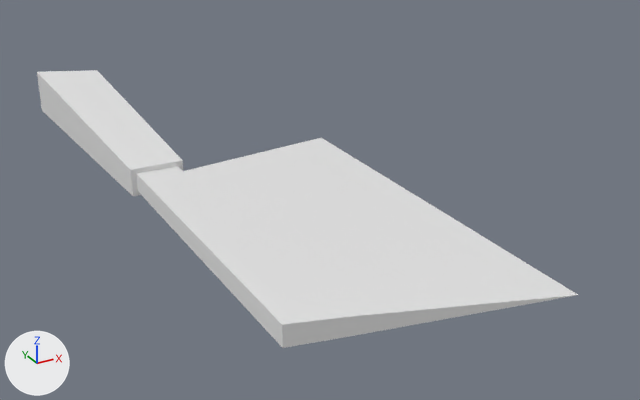
Before and after pictures for a commit that changed the FBX model MGSC/Assets/Project/Art/Environment/Props/Props/SM_FoodKnife_01.fbx.
Camera for both pictures: a camera (50 mm lens) standing at (-0.17, -0.411, 0.225) and looking at (0.091, 0.064, -0.013). Every picture has the same lights, and +X, +Y and +Z are marked at lower left. The older version comes first. Materials are left out; every surface is plain grey. Where no turn or scale is listed for an object, it has been applied to the vertices.

Objects in the first picture: 'SM_FoodKnife_01'.
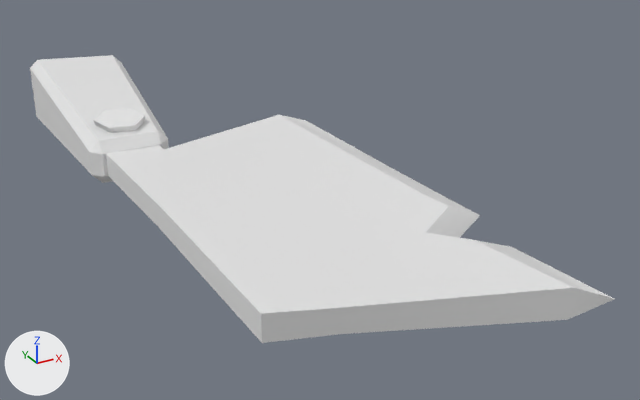
Location of each change, [x1, y1, x2, y2] in pixels of the pictures (640 x 400 px):
'SM_FoodKnife_01', reshaped (8% wider): before [37, 70, 578, 348]; after [30, 55, 614, 343]
part 1 of me_mesh, rebuilt (15% wider, 9% taller): before [136, 138, 578, 348]; after [106, 115, 614, 343]
part 2 of me_mesh, rebuilt: before [37, 70, 183, 196]; after [30, 55, 169, 183]
part 3 of me_mesh, added: after [93, 108, 145, 133]

Diff of the bpy script that builds the scene:
```diff
--- a/MGSC/Assets/Project/Art/Environment/Props/Props/SM_FoodKnife_01.fbx.py
+++ b/MGSC/Assets/Project/Art/Environment/Props/Props/SM_FoodKnife_01.fbx.py
@@ me_mesh @@
 # used by ob_sm_foodknife_01; location = (0.0, 0.0, 0.0)
-me_mesh.from_pydata(...)  # 20 vertices, 16 faces; spans x -0.028..0.125, y -0.137..0.342, z -0.011..0.023
+me_mesh.from_pydata(...)  # 87 vertices, 158 faces; spans x -0.037..0.14, y -0.15..0.341, z -0.02..0.036
+# me_mesh part 1: the loose piece of 12 vertices spanning x -0.019..0.125, y -0.137..0.125, z 0.0..0.012 is rebuilt with 39 vertices and now spans x -0.028..0.14, y -0.15..0.161, z 0.0..0.018
+# me_mesh part 2: the loose piece of 8 vertices spanning x -0.028..0.018, y 0.108..0.342, z -0.011..0.023 is rebuilt with 24 vertices and now spans x -0.037..0.037, y 0.143..0.341, z -0.02..0.036
+# me_mesh part 3
+# 24 vertices are added at x -0.026..0.009, y 0.154..0.189, z -0.016..0.03
+# 40 new faces join them
```
